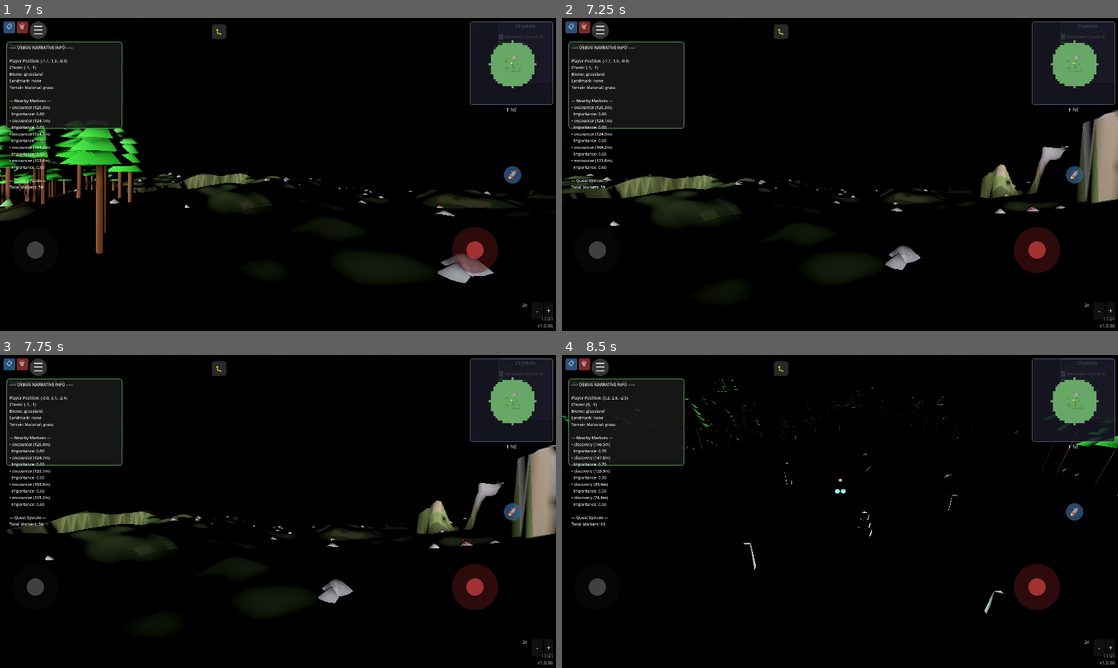
Above: before the commit, frames 1-4 (two rows, left to right).
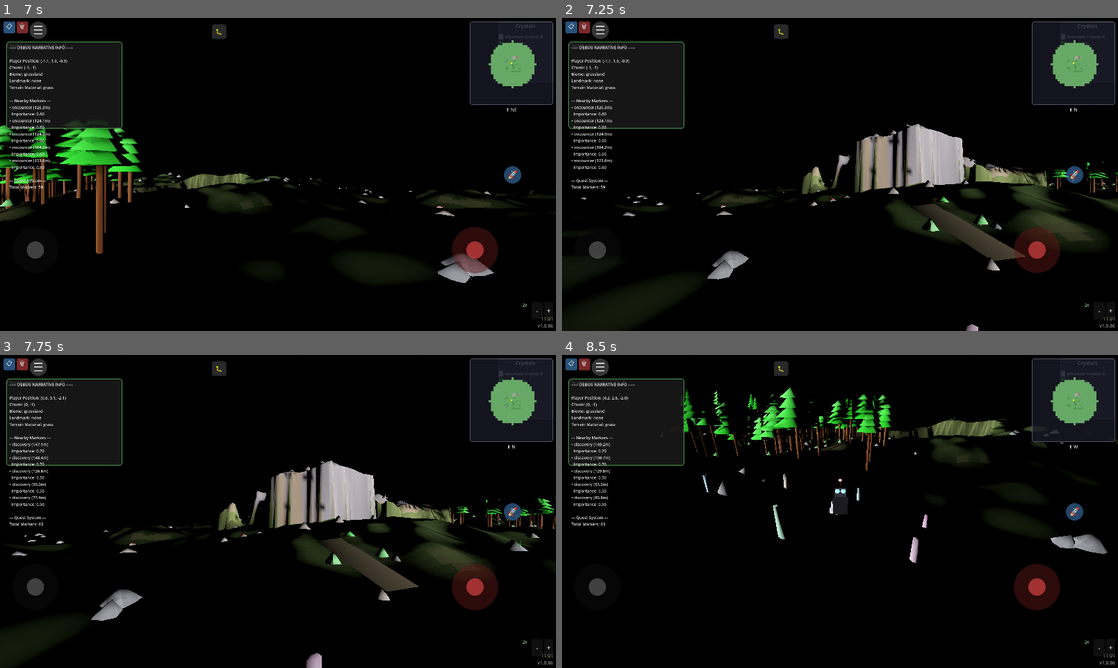
Above: after the commit, the same moments.

Repository: felix-dieterle/YouGame_godot4_public
Game: Godot game, scene res://scenes/main.tscn
Two runs of this game, one before a commit and one after it. Both use one fixed random seed, a clock stepped at 60 frames per second and the inputs below.
Inputs (mouse positions are in pixels of both pictures, inside the frame that each line leads up to):
- Up to frame 1 (7 s): click "📋" at 0.5 s; click "🗑" at 1.25 s; click "-" at 2 s; click "+" at 2.75 s; click "🚀" at 3.5 s; click "☰" at 4.25 s; click "▶ Resume Game" at 5 s; click "🐛" at 5.75 s; tap Enter at 6.5 s; move the mouse to (400, 158) at 6.52 s; hold Right (ui_right) from 6.53 s (still down); hold Space (jetpack) from 6.53 s (still down); click (400, 158) at 6.67 s
- Up to frame 2 (7.25 s): keep holding Right (ui_right); keep holding Space (jetpack)
- Up to frame 3 (7.75 s): release Right (ui_right) at 7.25 s; release Space (jetpack) at 7.25 s; drag from (166, 527) to (250, 574) at 7.27 s
- Up to frame 4 (8.5 s): move the mouse to (895, 442) at 8.02 s; hold Right (ui_right) from 8.03 s (still down); hold V (toggle_camera_view) from 8.03 s (still down); tap Space (jetpack) at 8.3 s

Frame 1 is identical in both runs. In frame 2, 15% of the frame differs, in the area x 0-100%, y 8-100%; in frame 3, 14%; in frame 4, 5.2%.

Commit message:
Fix jetpack flying to allow passing over rocks when >1m above terrain
Co-authored-by: felix-dieterle <1490062+felix-dieterle@users.noreply.github.com>

Diff:
--- a/scripts/player.gd
+++ b/scripts/player.gd
@@ -189,7 +189,17 @@
         # Check slope along intended movement path
         var can_move = true
 
+        # Skip slope checking when flying more than 1m above terrain
+        var height_above_terrain = 0.0
         if world_manager:
+            var terrain_height = world_manager.get_height_at_position(global_position)
+            var water_depth = world_manager.get_water_depth_at_position(global_position)
+            var terrain_level = terrain_height + 1.0 - water_depth
+            height_above_terrain = global_position.y - terrain_level
+
+        # Only check slopes if we're close to the ground (within 1m)
+        # When flying with jetpack or gliding high above terrain, skip slope checks
+        if world_manager and height_above_terrain <= 1.0:
             # Check multiple points along the movement path to catch steep edges
             # Use configurable lookahead distances to ensure consistent behavior
             var check_distances = [slope_check_near, slope_check_medium, slope_check_far]
